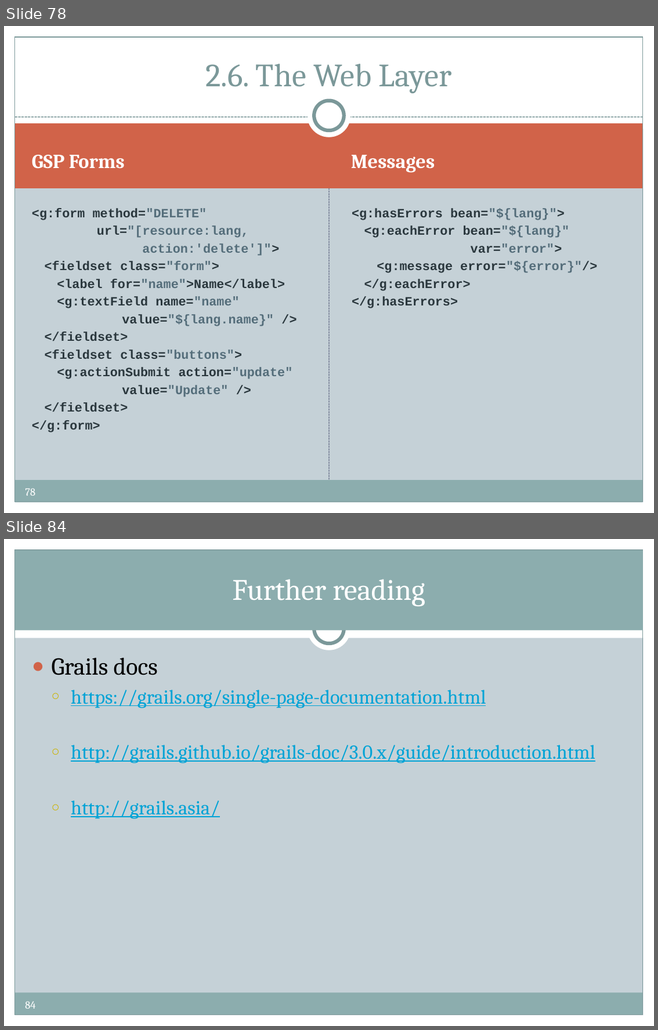
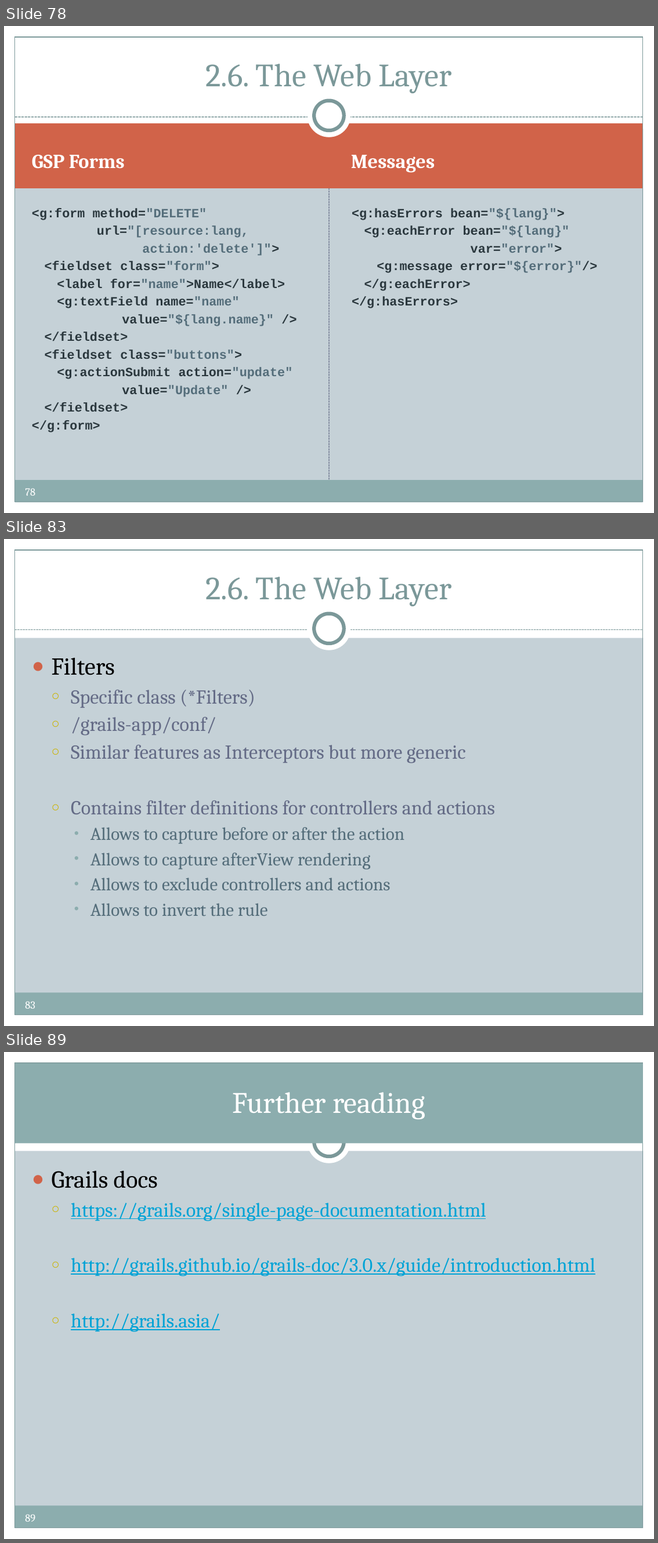
Before and after one commit to pronoide/groovy-and-grails-training-greach-2015, a slide deck: ppts/GROOVY & GRAILS.pptx. Shown one above the other, each under a label of ours: slides 78 and 84 before the commit, slides 78, 83 and 89 after it; the slides between them are not shown. The pictures are 658x1030 and 658x1543 pixels, drawn with LibreOffice and Linux fonts; fonts in the diff are those of the drawing; background and template pictures are left out. Boxes give left, top, right and bottom in pixels: in the first picture for what was removed or moved away, otherwise in the second. Text is boxed around its words. In the diff, an @@ line names an element or a change of style, - is before the commit and + after.

```diff
--- a/ppts/GROOVY & GRAILS.pptx
+++ b/ppts/GROOVY & GRAILS.pptx
@@ slide 83 added at [4,539,654,1026], background #C5D1D7; not listed: 10 template elements that a slide beside it also shows @@
@@ title added at [205,577,452,606], 36 pt, text #7C999A @@
+2.6. The Web Layer
@@ text added at [52,658,495,916], 22 pt, text #646B86 @@
+● Filters
+  ○ Specific class (*Filters)
+  ○ /grails-app/conf/
+  ○ Similar features as Interceptors but more generic
+  ○ Contains filter definitions for controllers and actions
+    • Allows to capture before or after the action
+    • Allows to capture afterView rendering
+    • Allows to exclude controllers and actions
+    • Allows to invert the rule
@@ what was slide 84 is now slide 89 @@
@@ page number at [25,1514,35,1522]: text changed @@
-84
+89
```
Also in this commit, not shown: 4 slides changed, 5 other slides added, 1 slide removed.
